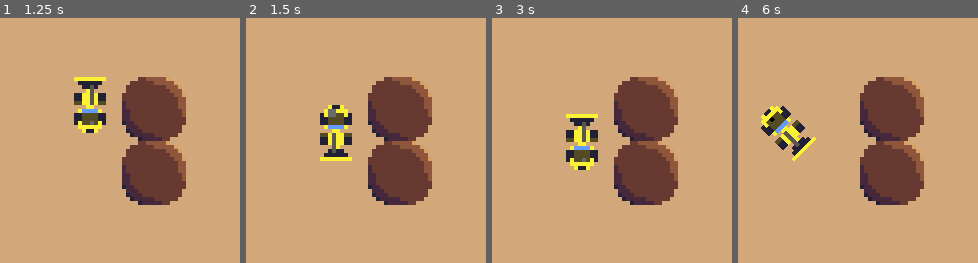
Above: before the commit, frames 1-4 (left to right).
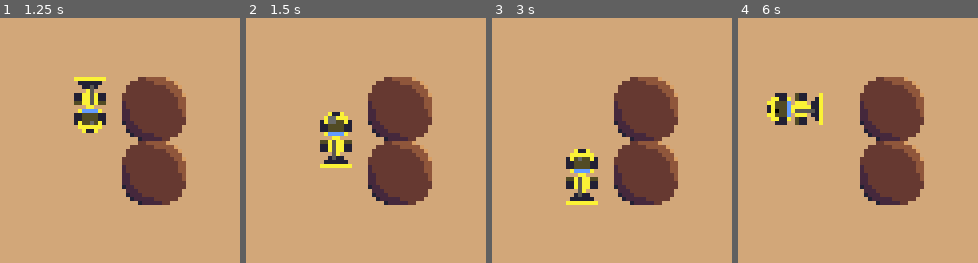
Above: after the commit, the same moments.

Repository: aludvik/Bouldering
Game: Godot game, scene res://Main.tscn
The game is run twice, just before and just after one commit, with the same random seed, the same clock (stepped at 60 frames per second) and the same inputs.
Inputs (mouse positions are in pixels of both pictures, inside the frame that each line leads up to):
- Up to frame 1 (1.25 s): tap Enter at 0.5 s; move the mouse to (177, 128) at 0.52 s; click (177, 128) at 0.67 s
- Up to frame 2 (1.5 s): move the mouse to (318, 152) at 1.27 s; click (318, 152) at 1.42 s
- Up to frame 3 (3 s): move the mouse to (640, 84) at 2.02 s; click (640, 84) at 2.17 s; tap Space at 2.75 s; move the mouse to (602, 191) at 2.77 s; click (602, 191) at 2.92 s
- Up to frame 4 (6 s): move the mouse to (937, 179) at 3.52 s; click (937, 179) at 3.67 s; move the mouse to (783, 103) at 4.27 s; click (783, 103) at 4.42 s; move the mouse to (872, 140) at 5.02 s; click (872, 140) at 5.17 s; move the mouse to (822, 76) at 5.77 s; click (822, 76) at 5.92 s

Frame 1 is identical in both runs. In frame 2, 2.6% of the frame differs, in the area x 30-45%, y 35-62%; in frame 3, 3.7%; in frame 4, 3.8%, in the area x 9-36%, y 30-59%.

Commit message:
Find tractor each move

Diff:
--- a/Main.gd
+++ b/Main.gd
@@ -4,7 +4,6 @@
 export var board_size: int = 4
 
 var grid
-var tractor
 var screen_size
 var square_size
 
@@ -15,7 +14,6 @@
 			null, null, BOULDER, null,
 			null, null, BOULDER, null,
 			null, null, null, null]
-	tractor = 5
 	screen_size = get_viewport_rect().size
 	square_size = screen_size / board_size
 
@@ -34,13 +32,13 @@
 		move_to_position(event.position)
 
 func move_to_position(position):
+	var tractor = position_to_index($Tractor.position)
 	var target = position_to_index(position)
 	var graph = make_graph(grid)
 	var path = find_path(tractor, target, graph)
 	if path != null:
 		var pixel_path = convert_path_cells_to_pixels(path)
 		$Tractor.move_along_path(pixel_path)
-	tractor = target
 
 func convert_path_cells_to_pixels(path):
 	var new_path = []
